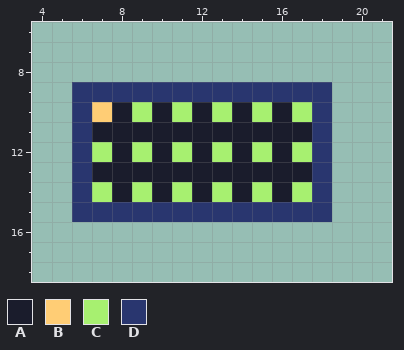
Pixel-art file, stored at super2023/pictures/900_level_select.aseprite. Above, as it was before the edit.
24x24 pixels, 1 frame. Shown: x 4..21, y 6..18.
Palette (. is transparent): A #1a1c2c  B #ffcd75  C #a7f070  D #29366f
Pixels before, first column x 6:
 9 DDDDDDDDDDDDD
10 DBACACACACACD
11 DAAAAAAAAAAAD
12 DCACACACACACD
13 DAAAAAAAAAAAD
14 DCACACACACACD
15 DDDDDDDDDDDDD
New version:
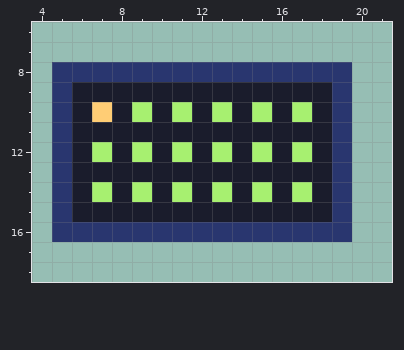
The edit:
Colour D becomes colour A in row 9 at x 6 to 18; in rows 10 to 14 at x 6 and 18; in row 15 at x 6 to 18.
The author put colour D in row 8 at x 5 to 19; in rows 9 to 15 at x 5 and 19; in row 16 at x 5 to 19.
